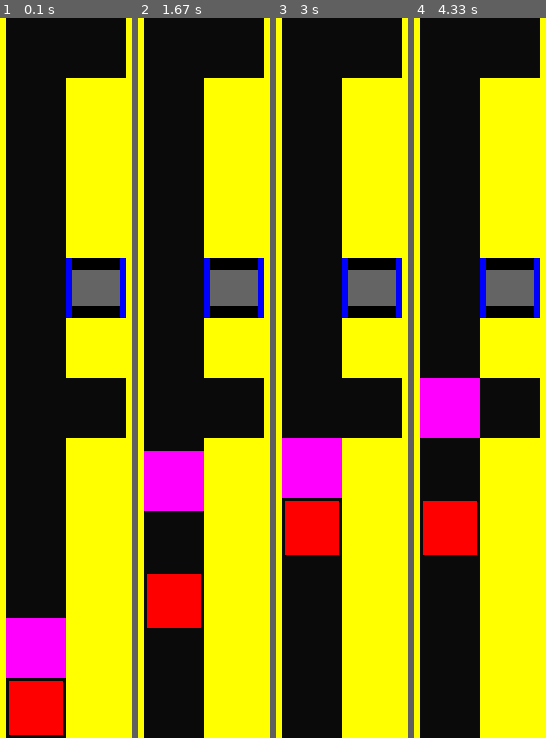
Above: before the commit, frames 1-4 (left to right).
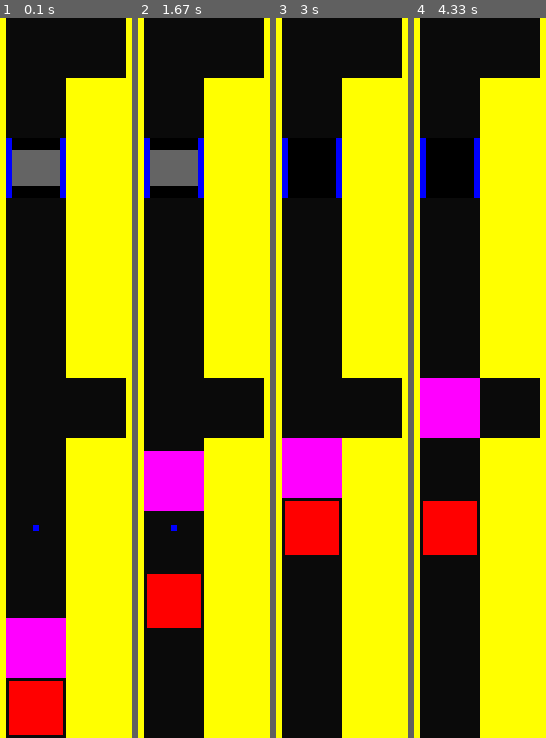
Above: after the commit, the same moments.

Repository: WingedSeal/mazegame
Game: pygame game, started from src/main.py
The game is run twice, just before and just after one commit, with the same random seed, the same clock (stepped at 60 frames per second) and the same inputs.
Inputs:
- Up to frame 1 (0.1 s): no input
- Up to frame 2 (1.67 s): no input
- Up to frame 3 (3 s): tap Enter every 0.33 s from 1.83 to 2.83 s
- Up to frame 4 (4.33 s): tap Enter every 0.33 s from 3.17 to 4.17 s

The runs differ from the first frame. In frame 1, 6.4% of the frame differs, in the area x 4-96%, y 16-72%; in frame 2, 6.4%; in frame 3, 4.5%; in frame 4, 4.5%.

Commit message:
feat: add key to the door

Diff:
--- a/src/mazegame/api/maps/hard1.py
+++ b/src/mazegame/api/maps/hard1.py
@@ -1,6 +1,6 @@
 from ...direction import Direction
 from ...color import Color
-from ...map import ColoredFloor, Door, Enemy, Map, Block, Player
+from ...map import ColoredFloor, Door, Enemy, Key, Map, Block, Player
 
 ENEMY = Enemy(
     [Direction.UP] * 10 + [Direction.DOWN] * 10,
@@ -11,13 +11,13 @@
     [
         [Block(), None, None, Block()],
         [Block(), None, Block(), Block()],
+        [Block(), Door(Color.BLUE), Block(), Block()],
         [Block(), None, Block(), Block()],
         [Block(), None, Block(), Block()],
-        [Block(), None, Door(Color.BLUE), Block()],
         [Block(), None, Block(), Block()],
         [Block(), None, None, Block()],
         [Block(), None, Block(), Block()],
-        [Block(), None, Block(), Block()],
+        [Block(), Key(Color.BLUE), Block(), Block()],
         [Block(), None, Block(), Block()],
         [Block(), ENEMY, Block(), Block()],
         [Block(), Player(), Block(), Block()],
--- a/src/mazegame/game.py
+++ b/src/mazegame/game.py
@@ -301,8 +301,8 @@
         self.moving_tiles.append(tile)
 
         if isinstance(target, TouchableTile):
+            tile.tile_under = target
             target.interacted_with(tile, self)
-            tile.tile_under = target
         return True
 
     def render_map(self) -> None:
--- a/src/mazegame/map.py
+++ b/src/mazegame/map.py
@@ -241,9 +241,34 @@
 
 
 class Key(TouchableTile):
+    surfs: dict[Color, pygame.Surface] = {}
+
     def __init__(self, color: Color) -> None:
         self.color = color
         super().__init__()
+
+    def interacted_with(self, other_tile: Tile, game: "Game") -> None:
+        if not isinstance(other_tile, Player):
+            return
+        other_tile.tile_under = None
+        for y, row in enumerate(game.map.map):
+            for x, tile in enumerate(row):
+                if isinstance(tile, Door) and tile.color == self.color:
+                    game.map.map[y][x] = tile.tile_under
+
+    def init(self, pos: tuple[int, int], tile_size: int) -> None:
+        self.tile_size = tile_size
+        self.pos = pos
+        if self.color in self.surfs:
+            self.surf = self.surfs[self.color]
+        else:
+            self.surf = pygame.Surface((tile_size, tile_size), pygame.SRCALPHA)
+            self.surf.fill(
+                self.color.value,
+                (tile_size * 0.45, tile_size * 0.45, tile_size * 0.1, tile_size * 0.1),
+            )
+            self.surfs[self.color] = self.surf
+        self.rect = self.surf.get_rect()
 
 
 class Spike(TouchableTile):
